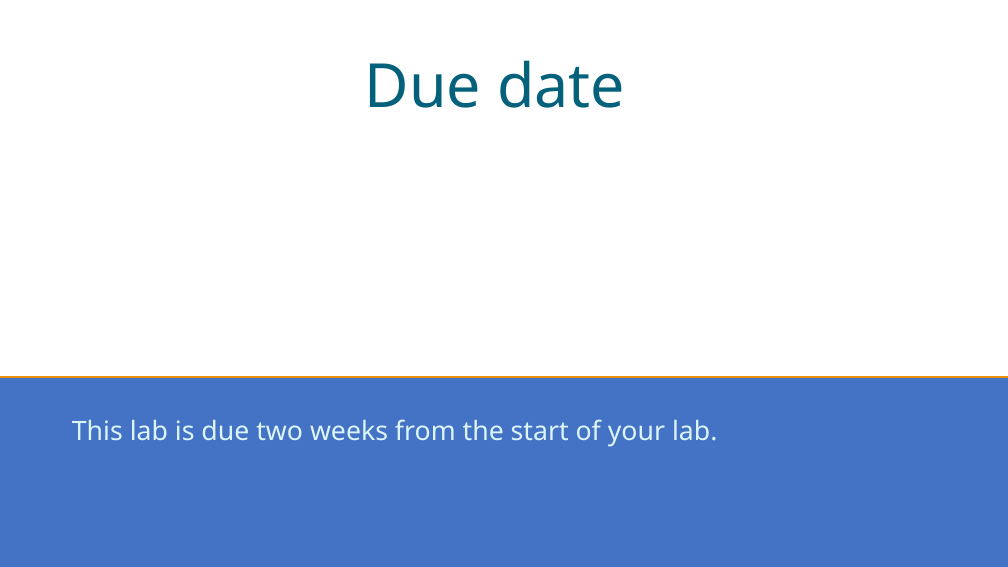
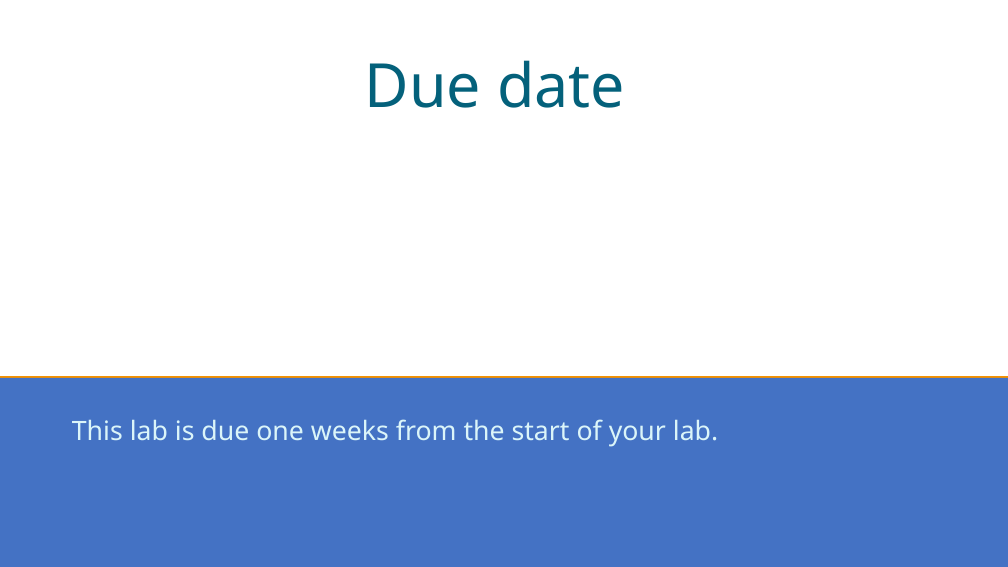
Before and after one commit to KUEECS168/mon-11-00-am-lab08-Anahita1257, a slide deck: slide 2 of Lab8_ana.ppt. Drawn at 1008x567 pixels with LibreOffice and Linux fonts; fonts in the diff are those of the drawing. Boxes give left, top, right and bottom in pixels: in the first picture for what was removed or moved away, otherwise in the second. Text is boxed around its words. In the diff, an @@ line names an element or a change of style, - is before the commit and + after.

```diff
--- a/Lab8_ana.ppt
+++ b/Lab8_ana.ppt
@@ text at <box>72,419,718,447</box>: text changed @@
-This lab is due two weeks from the start of your lab.
+This lab is due one weeks from the start of your lab.
```
Also in this commit, not shown: 1 other slide changed.
